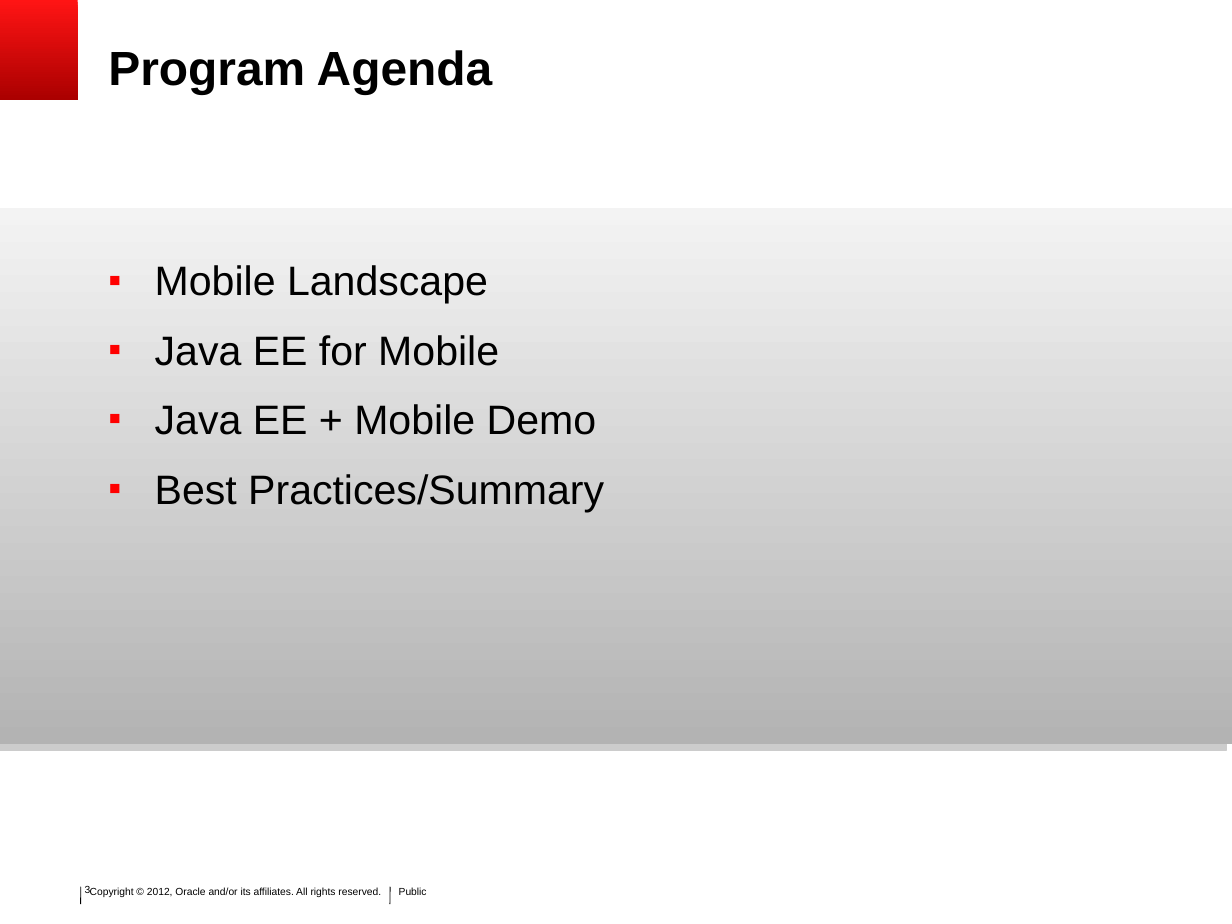
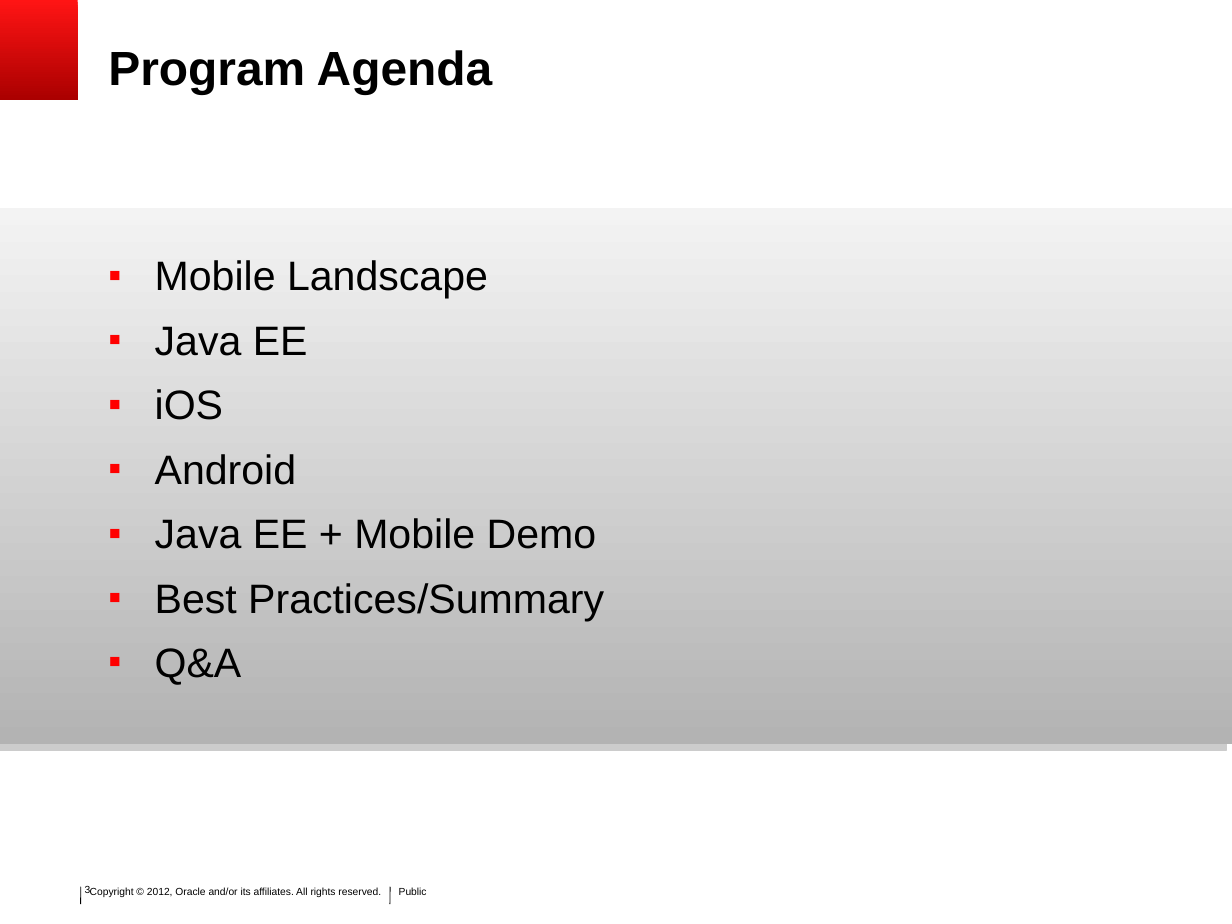
Before and after one commit to SoryBalde/javaee-mobile, a slide deck: slide 3 of javaee_mobile.ppt. Drawn at 1232x924 pixels with LibreOffice and Linux fonts; fonts in the diff are those of the drawing; background and template pictures are left out. Boxes give left, top, right and bottom in pixels: in the first picture for what was removed or moved away, otherwise in the second. Text is boxed around its words. In the diff, an @@ line names an element or a change of style, - is before the commit and + after.

Commit message:
added Android slides

```diff
--- a/javaee_mobile.ppt
+++ b/javaee_mobile.ppt
@@ text at (155, 260, 604, 621): line spacing 1.2 to 1.1 @@
@@ text at (155, 326, 308, 485): text changed @@
-▪ Java EE for Mobile
+▪ Java EE
+▪ iOS
+▪ Android
@@ text at (155, 648, 242, 685): paragraph added @@
+▪ Q&A
```
Also in this commit, not shown: 4 slides added.
